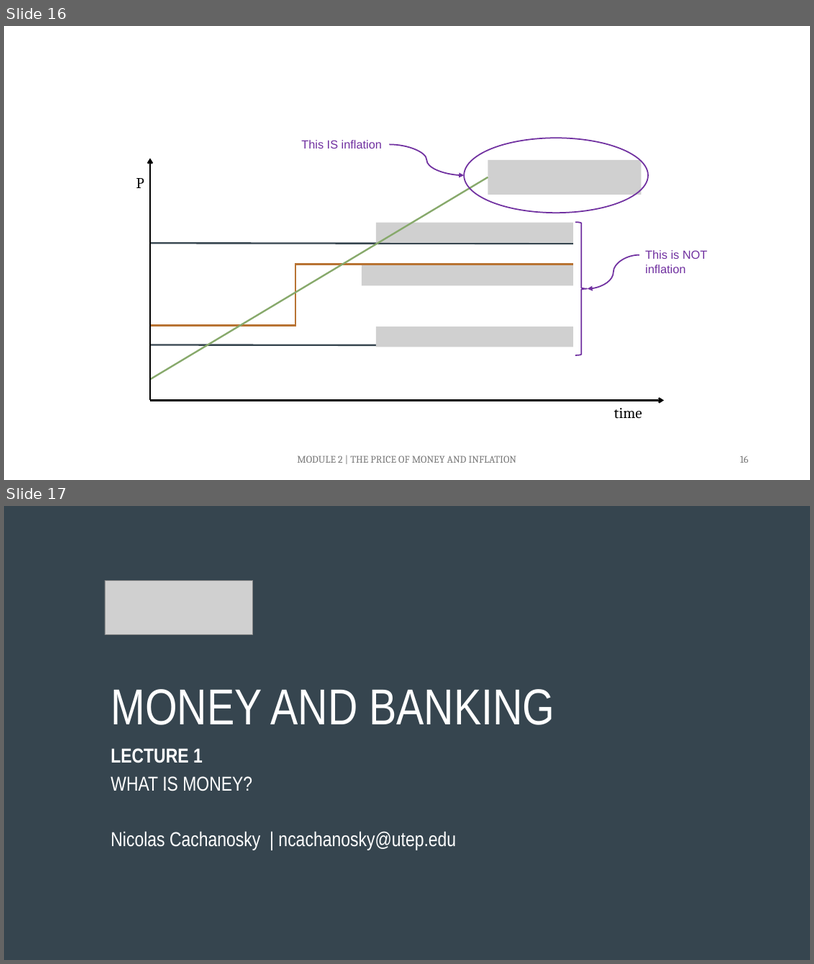
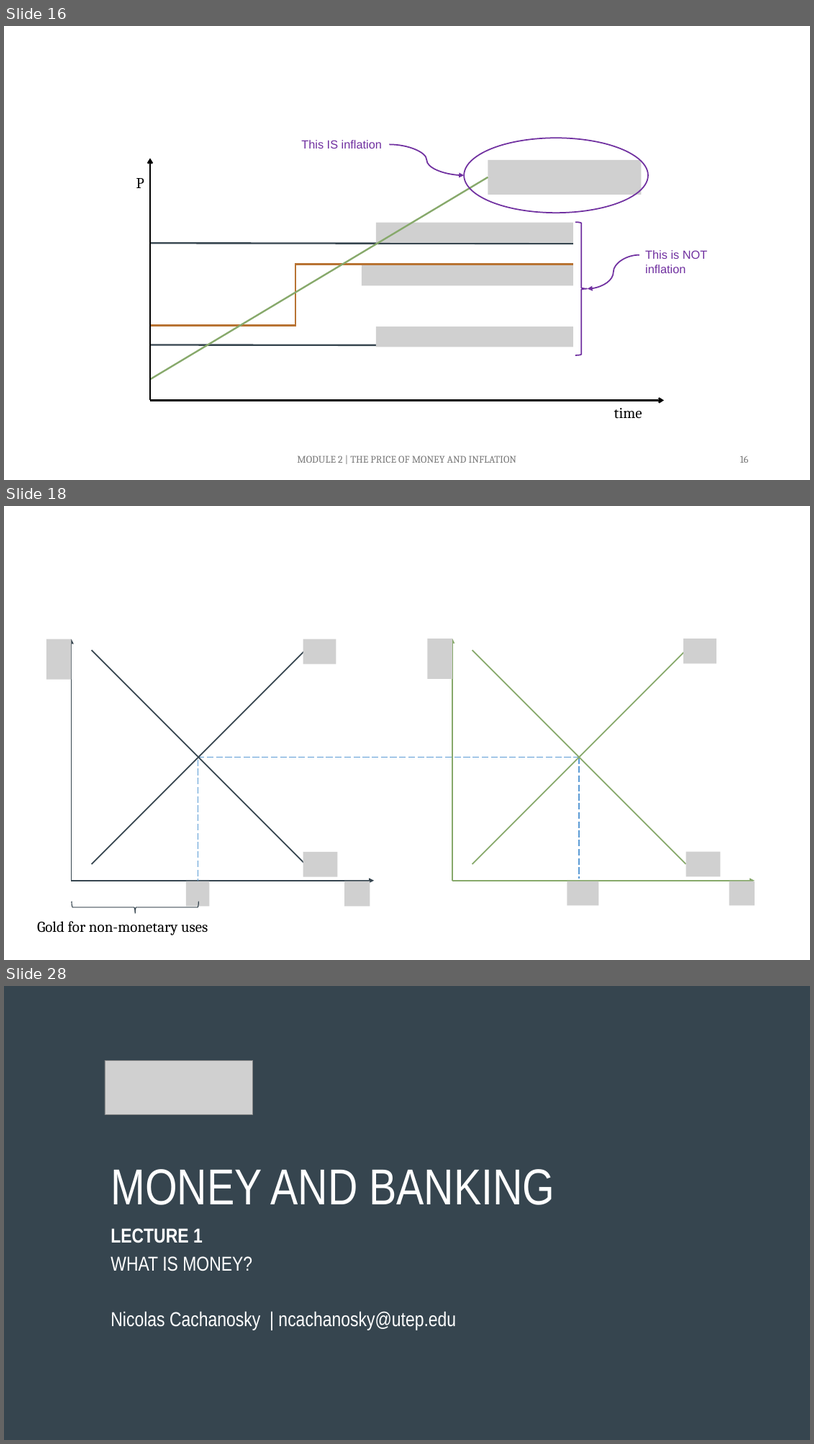
Before and after one commit to ncachanosky/ECON-3320-online, a slide deck: figures/figures.pptx. Shown one above the other, each under a label of ours: slides 16 and 17 before the commit, slides 16, 18 and 28 after it; the slides between them are not shown. The pictures are 814x964 and 814x1444 pixels, drawn with LibreOffice and Linux fonts; fonts in the diff are those of the drawing; grey boxes stand for pictures. Boxes give left, top, right and bottom in pixels: in the first picture for what was removed or moved away, otherwise in the second. Text is boxed around its words. In the diff, an @@ line names an element or a change of style, - is before the commit and + after.

```diff
--- a/figures/figures.pptx
+++ b/figures/figures.pptx
@@ slide 18 added at box(4, 506, 810, 960), background #FFFFFF @@
@@ picture added at box(46, 639, 71, 680) @@
@@ arrow added from (71, 881) to (71, 639), #36454F 1.5 pt @@
@@ line added from (92, 864) to (305, 650), #36454F 1.5 pt @@
@@ line added from (92, 650) to (305, 864), #36454F 1.5 pt @@
@@ picture added at box(304, 639, 337, 664) @@
@@ picture added at box(428, 638, 453, 679) @@
@@ arrow added from (453, 880) to (453, 638), #87A96B 1.5 pt @@
@@ line added from (472, 864) to (687, 650), #87A96B 1.5 pt @@
@@ line added from (472, 650) to (687, 864), #87A96B 1.5 pt @@
@@ picture added at box(684, 638, 718, 664) @@
@@ line added from (198, 757) to (579, 757), #5B9BD5 1 pt dashed @@
@@ line added from (198, 759) to (198, 880), #5B9BD5 1 pt dashed @@
@@ line added from (579, 757) to (579, 878), #5B9BD5 1 pt dashed @@
@@ picture added at box(304, 852, 338, 877) @@
@@ picture added at box(687, 852, 721, 877) @@
@@ arrow added from (72, 880) to (374, 880), #36454F 1.5 pt @@
@@ picture added at box(186, 881, 210, 906) @@
@@ picture added at box(345, 881, 370, 906) @@
@@ arrow added from (453, 880) to (756, 880), #87A96B 1.5 pt @@
@@ picture added at box(568, 881, 599, 906) @@
@@ picture added at box(730, 881, 756, 906) @@
@@ left brace added at box(72, 901, 199, 913), outline #36454F 1 pt @@
@@ text added at box(37, 921, 208, 935), 18 pt, text #000000 @@
+Gold for non-monetary uses
@@ what was slide 17 is now slide 28 @@
```
Also in this commit, not shown: 10 other slides added, 23 other files.
